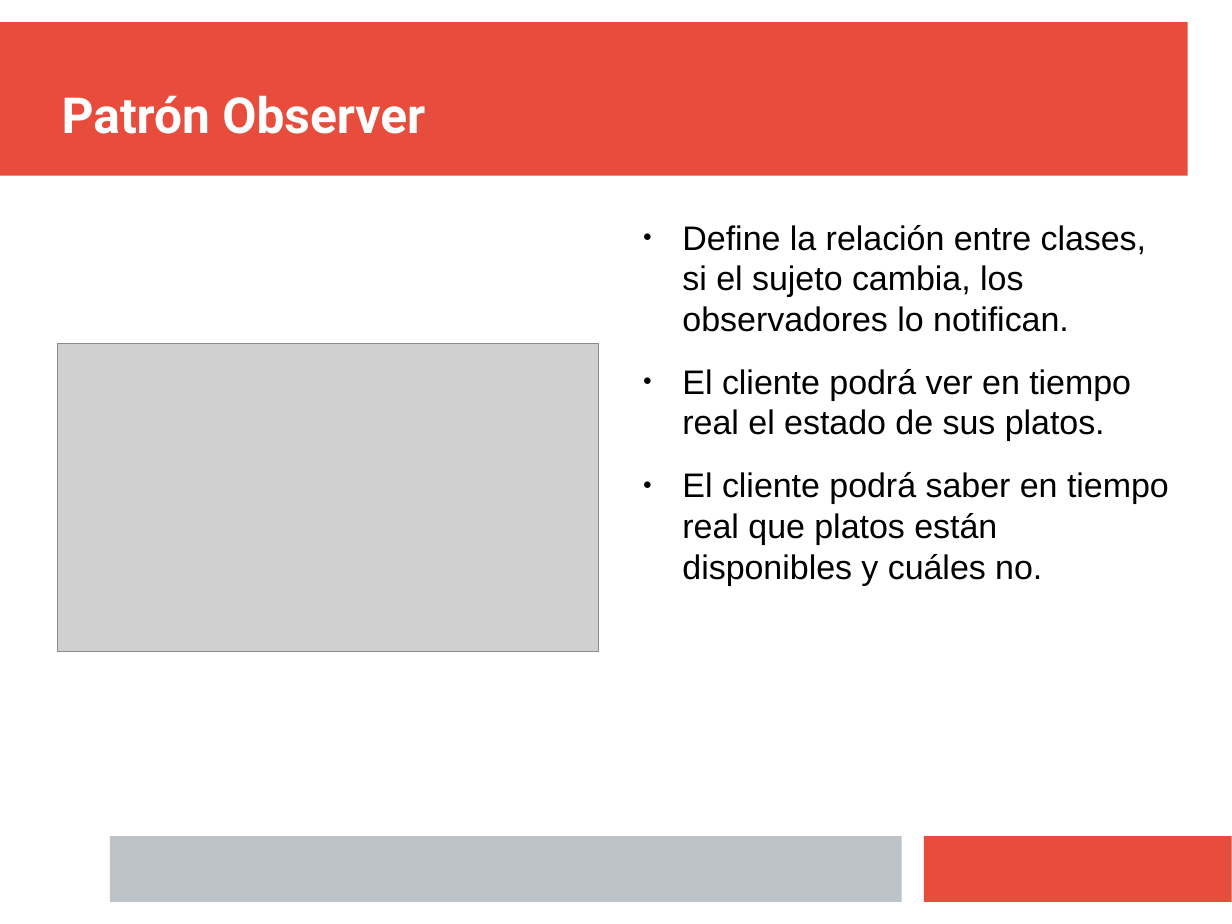
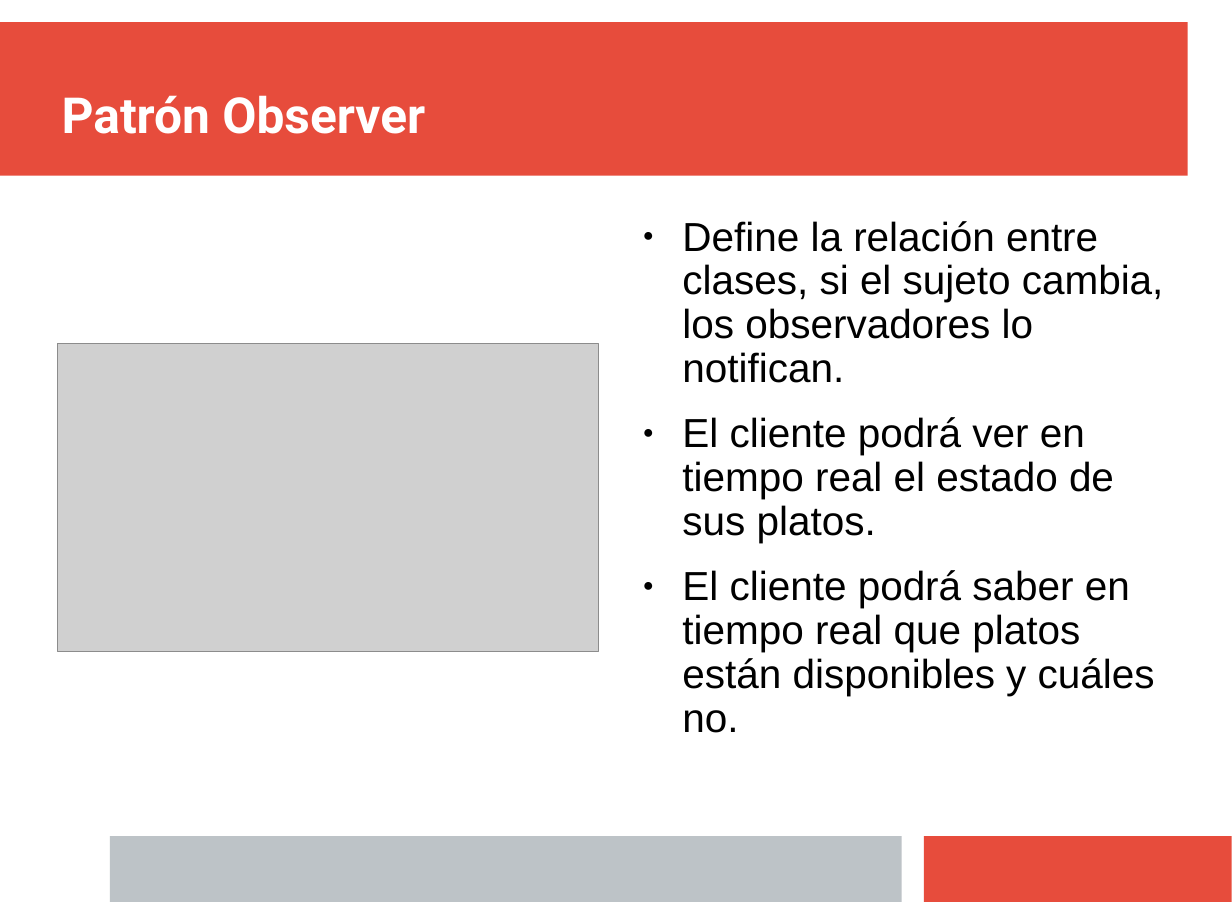
Before and after one commit to Juanba1998/APP-Restaurante, a slide deck: slide 22 of Material/Presentación/Presentacion Final.pptx. Drawn at 1232x924 pixels with LibreOffice and Linux fonts; fonts in the diff are those of the drawing; grey boxes stand for pictures. Boxes give left, top, right and bottom in pixels: in the first picture for what was removed or moved away, otherwise in the second. Text is boxed around its words. In the diff, an @@ line names an element or a change of style, - is before the commit and + after.

```diff
--- a/Material/Presentación/Presentacion Final.pptx
+++ b/Material/Presentación/Presentacion Final.pptx
@@ text "Define la relación entre clases, ..." at [682,221,1164,733]: size 21.8 to 26 pt; line spacing 1 to 0.9 @@
```
Also in this commit, not shown: 8 other slides changed.
